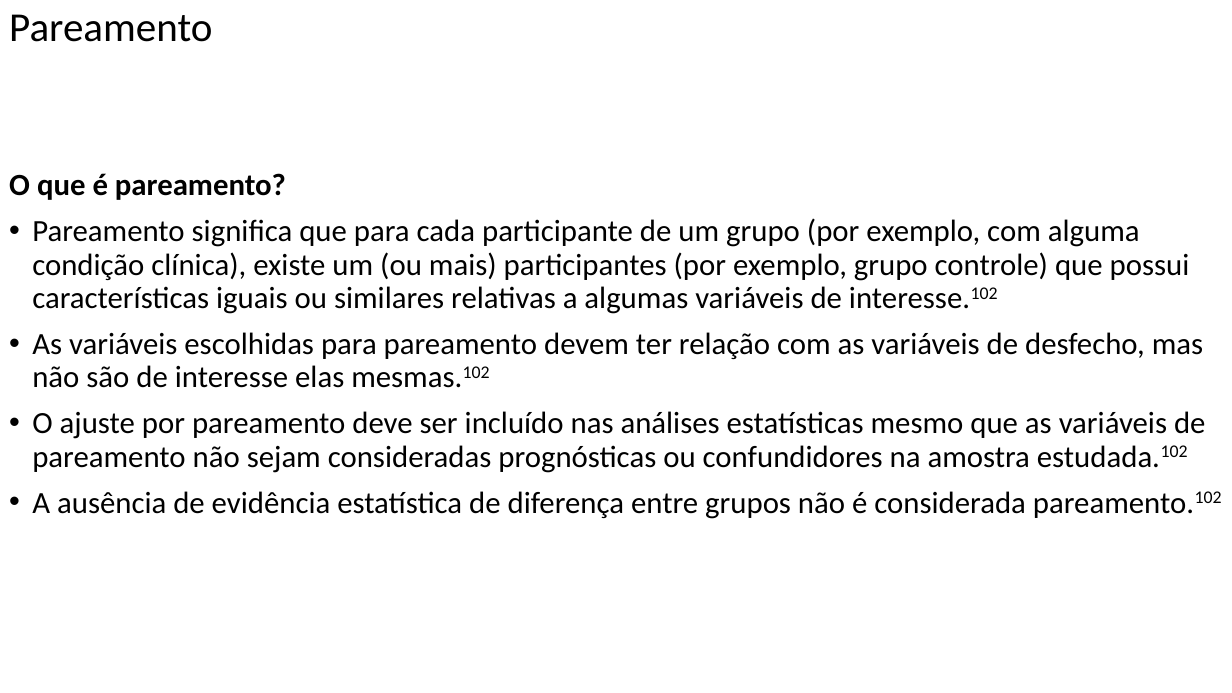
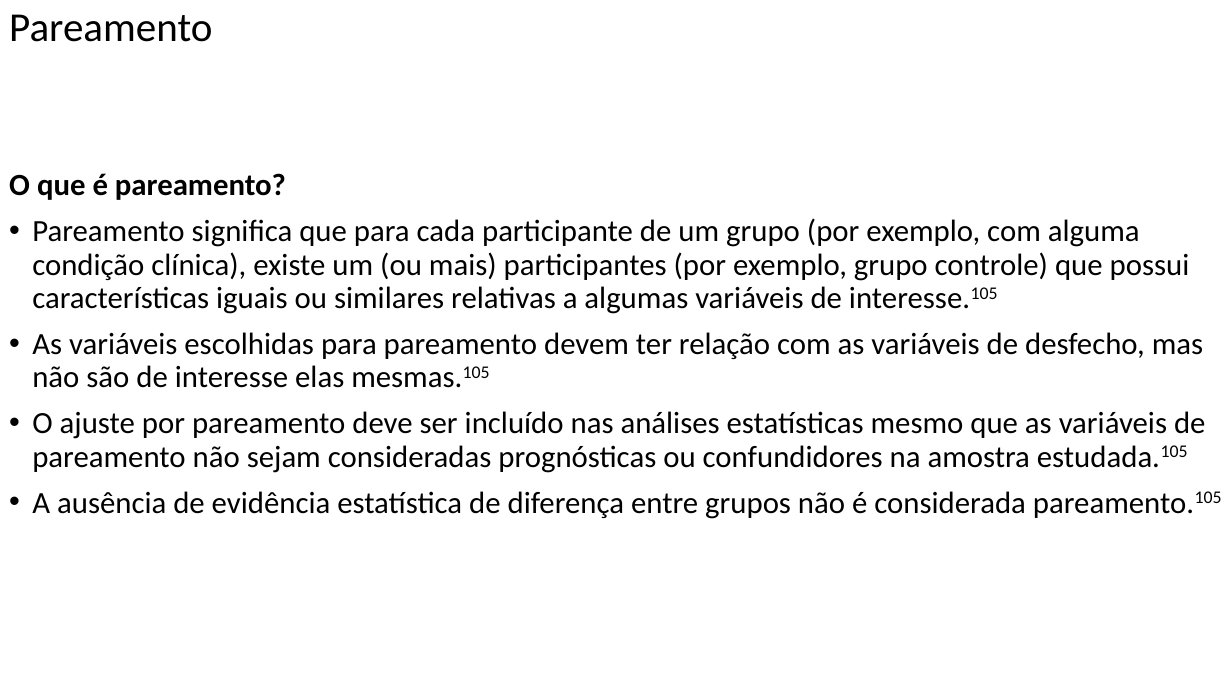
Before and after one commit to FerreiraAS/Ciencia-com-R, a slide deck: slide 76 of docs/Ciência-com-R.pptx (slide 75 before the commit). Drawn at 1232x693 pixels with LibreOffice and Linux fonts; fonts in the diff are those of the drawing. Boxes give left, top, right and bottom in pixels: in the first picture for what was removed or moved away, otherwise in the second. Text is boxed around its words. In the diff, an @@ line names an element or a change of style, - is before the commit and + after.

```diff
--- a/docs/Ciência-com-R.pptx
+++ b/docs/Ciência-com-R.pptx
@@ text at box(32, 218, 1222, 519): text changed @@
-• Pareamento significa que para cada participante de um grupo (por exemplo, com alguma condição clínica), existe um (ou mais) participantes (por exemplo, grupo controle) que possui características iguais ou similares relativas a algumas variáveis de interesse.102
-• As variáveis escolhidas para pareamento devem ter relação com as variáveis de desfecho, mas não são de interesse elas mesmas.102
-• O ajuste por pareamento deve ser incluído nas análises estatísticas mesmo que as variáveis de pareamento não sejam consideradas prognósticas ou confundidores na amostra estudada.102
-• A ausência de evidência estatística de diferença entre grupos não é considerada pareamento.102
+• Pareamento significa que para cada participante de um grupo (por exemplo, com alguma condição clínica), existe um (ou mais) participantes (por exemplo, grupo controle) que possui características iguais ou similares relativas a algumas variáveis de interesse.105
+• As variáveis escolhidas para pareamento devem ter relação com as variáveis de desfecho, mas não são de interesse elas mesmas.105
+• O ajuste por pareamento deve ser incluído nas análises estatísticas mesmo que as variáveis de pareamento não sejam consideradas prognósticas ou confundidores na amostra estudada.105
+• A ausência de evidência estatística de diferença entre grupos não é considerada pareamento.105
```
Also in this commit, not shown: 18 other slides changed, 1 slide added, 45 other files.
